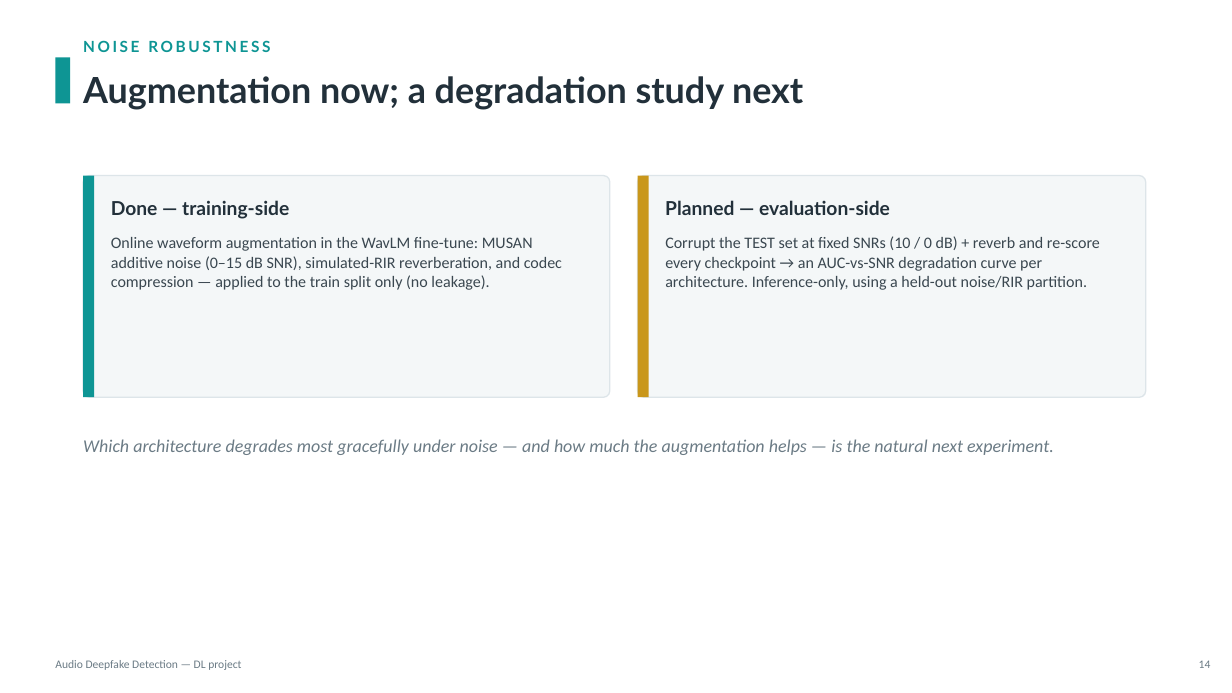
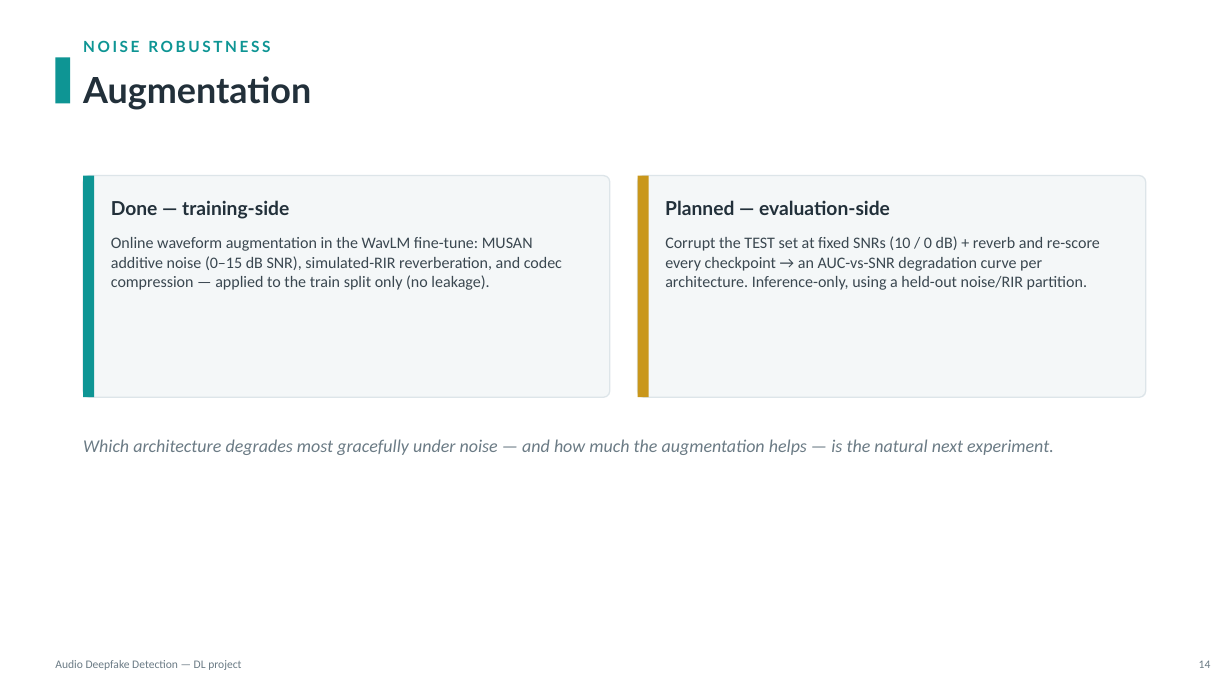
Before and after one commit to KonstaninosKaimakis/audio-deepfake-detection-DL, a slide deck: slide 16 of presentation.pptx (slide 15 before the commit). Drawn at 1232x693 pixels with LibreOffice and Linux fonts; fonts in the diff are those of the drawing. Boxes give left, top, right and bottom in pixels: in the first picture for what was removed or moved away, otherwise in the second. Text is boxed around its words. In the diff, an @@ line names an element or a change of style, - is before the commit and + after.

```diff
--- a/presentation.pptx
+++ b/presentation.pptx
@@ text at [83, 76, 311, 110]: text changed @@
-Augmentation now; a degradation study next
+Augmentation
```
Also in this commit, not shown: 6 other slides changed, 2 slides added, 1 slide removed.
